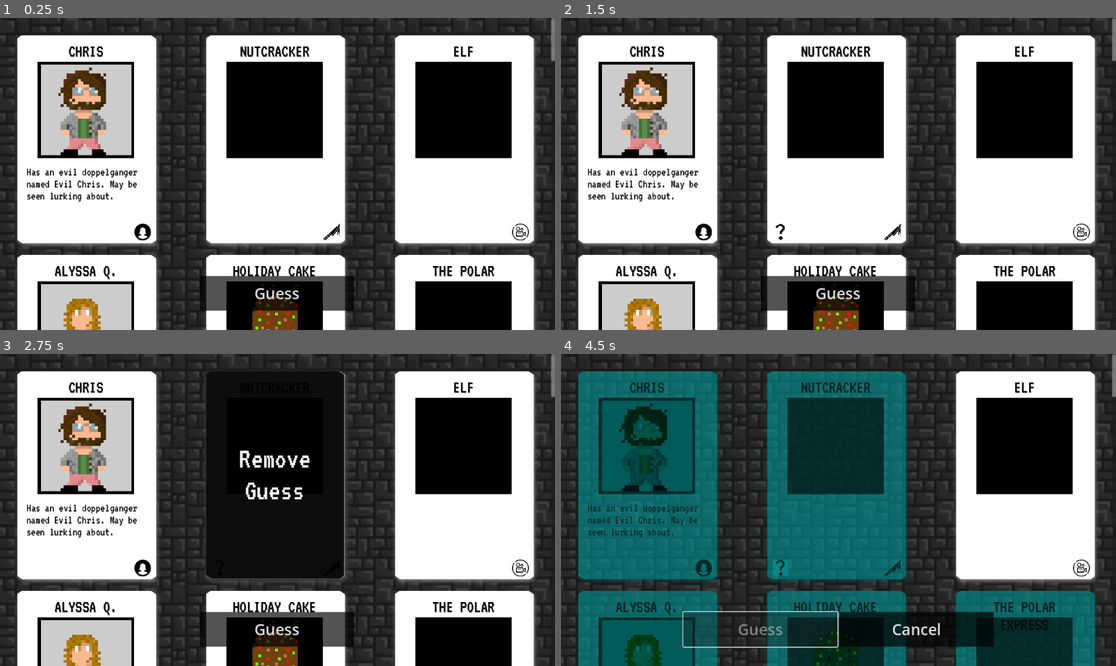
Above: before the commit, frames 1-4 (two rows, left to right).
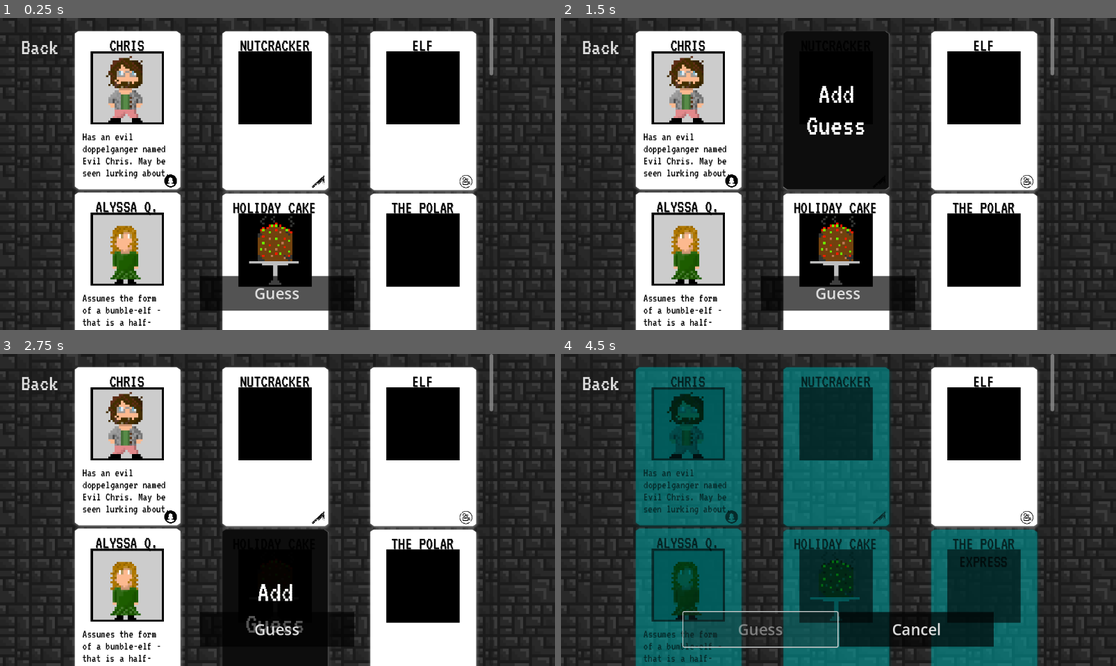
Above: after the commit, the same moments.

Repository: ChristianNoelSchmid/battle_net_client
Game: Godot game, scene res://main.tscn
The game is run twice, just before and just after one commit, with the same random seed, the same clock (stepped at 60 frames per second) and the same inputs. This scene is started directly instead of the project's main scene.
Inputs (mouse positions are in pixels of both pictures, inside the frame that each line leads up to):
- Up to frame 1 (0.25 s): no input
- Up to frame 2 (1.5 s): click (832, 233) at 0.5 s; click "BATTLE" at 1.25 s
- Up to frame 3 (2.75 s): click "RIDDLE" at 2 s
- Up to frame 4 (4.5 s): click (1088, 378) at 2.75 s; click "Guess" at 3.5 s; click (1021, 407) at 4.25 s, where only the run after the commit has a clickable "Cards"

The runs differ from the first frame. In frame 1, 62% of the frame differs, in the area x 3-100%, y 0-100%; in frame 2, 63%; in frame 3, 60%; in frame 4, 54%.
Error before the commit: Cannot call method 'hide' on a null value. (res://scenes/main_menu/main_menu.gd:12)
Error after the commit: Cannot call method 'hide' on a null value. (res://scenes/main_menu/main_menu.gd:10)

Commit message:
Updated stuff - been a while since I've looked at it

Diff:
--- a/auth.gd
+++ b/globals/auth.gd
@@ -42,6 +42,11 @@
 		HTTPClient.METHOD_POST,
 		JSON.stringify(body)
 	)
+
+func logout():
+	access_token = ""
+	_refresh_token = ""
+	DirAccess.remove_absolute(ProjectSettings.globalize_path(REFRESH_TOKEN_FILE_PATH))
 
 func _try_refresh():
 	# If the refresh token cache doesn't exist, return
--- /dev/null
+++ b/globals/game_state.gd
@@ -0,0 +1,26 @@
+extends Node
+
+var _game_state_http_request: HTTPRequest
+var state = null
+var _loading = false
+
+func is_loading(): return _loading
+
+func initialize():
+    _game_state_http_request = HTTPRequest.new()
+    _game_state_http_request.request_completed.connect(_on_game_state_response)
+    add_child(_game_state_http_request)
+
+    _get_game_state()
+    _loading = true
+
+func _get_game_state():
+    _game_state_http_request.request(
+        "%s/game/state" % Config.URL_ROOT,
+        ["Authorization: Bearer %s" % Auth.access_token, "Content-Type: application/json"]
+	)
+
+func _on_game_state_response(_result, _response_code, _headers, body):
+    state = JSON.parse_string(body.get_string_from_utf8())
+    print("GameState: %s" % state)
+    _loading = false
--- /dev/null
+++ b/globals/quest_state.gd
@@ -0,0 +1,98 @@
+extends Node
+
+var _create_riddle_request: HTTPRequest
+var _create_monster_request: HTTPRequest
+var _get_current_quest_request: HTTPRequest
+
+var _state
+
+# Invoked when a new quest is created
+signal on_quest_created(quest_type: int)
+signal on_quest_loaded()
+
+const MONSTER_QUEST = 0
+const RIDDLE_QUEST = 1
+
+var _loading = false
+
+func is_loading(): return _loading
+
+func initialize():
+	_create_monster_request = HTTPRequest.new()
+	_create_monster_request.request_completed.connect(_on_create_quest_response)
+	add_child(_create_monster_request)
+
+	_create_riddle_request = HTTPRequest.new()
+	_create_riddle_request.request_completed.connect(_on_create_quest_response)
+	add_child(_create_riddle_request)
+
+	_get_current_quest_request = HTTPRequest.new()
+	_get_current_quest_request.request_completed.connect(_on_get_current_quest_response)
+	add_child(_get_current_quest_request)
+
+	_get_current_quest()
+
+## Returns the type of quest the user is on,
+## or -1 if the user is not on a quest
+func get_quest_type():
+	if _state == null:
+		return -1
+	else:
+		return _state.quest_type
+
+## Clears the current quest
+func clear_current():
+	_state = null
+
+func _get_current_quest():
+	_get_current_quest_request.request(
+		"%s/quest/current" % Config.URL_ROOT,
+		["Authorization: Bearer %s" % Auth.access_token],
+		HTTPClient.METHOD_GET
+	)
+	_loading = true
+
+func create_monster():
+	if _state != null:
+		printerr("Attempted to start quest when one already exists")
+		return
+	_create_monster_request.request(
+		"%s/quest/create/%d" % [Config.URL_ROOT, MONSTER_QUEST],
+		["Authorization: Bearer %s" % Auth.access_token],
+		HTTPClient.METHOD_POST
+	)
+	_loading = true
+
+func create_riddle():
+	if _state != null:
+		printerr("Attempted to start quest when one already exists")
+		return
+	_create_monster_request.request(
+		"%s/quest/create/%d" % [Config.URL_ROOT, RIDDLE_QUEST],
+		["Authorization: Bearer %s" % Auth.access_token],
+		HTTPClient.METHOD_POST
+	)
+	_loading = true
+
+func _on_create_quest_response(_result, _response_code, _headers, body):
+	if _response_code != 200:
+		printerr("Failed to create quest: %s" % body.get_string_from_utf8())
+		return
+
+	var json = body.get_string_from_utf8()
+	_state = JSON.parse_string(json)
+	on_quest_created.emit(_state.quest_type)
+	print("QuestState: %s" % _state)
+	_loading = false
+
+func _on_get_current_quest_response(_result, response_code, _headers, body):
+	_loading = false
+	if response_code == 404:
+		return
+	if response_code != 200:
+		printerr("Failed to get current quest: Code: %d, Body: %s" % [ response_code, body.get_string_from_utf8() ])
+		return
+
+	var json = body.get_string_from_utf8()
+	_state = JSON.parse_string(json)
+	print("QuestState: %s" % json)
--- a/project.godot
+++ b/project.godot
@@ -19,9 +19,10 @@
 
 [autoload]
 
-Config="*res://config.gd"
-State="*res://state.gd"
-Auth="*res://auth.gd"
+Config="*res://globals/config.gd"
+Auth="*res://globals/auth.gd"
+QuestState="*res://globals/quest_state.gd"
+GameState="*res://globals/game_state.gd"
 
 [dotnet]
 
--- a/scenes/battle_scene/battle_scene.gd
+++ b/scenes/battle_scene/battle_scene.gd
@@ -1,4 +1,4 @@
-extends Node2D
+extends Node
 
 var ws: WebSocketPeer
 var attack_heading: Label
@@ -27,12 +27,12 @@
 			elif "Victory" in json:
 				print("Victory!")
 				ws.close()
-				State.quest_state = null
+				QuestState.clear_current()
 				get_tree().change_scene_to_file("res://scenes/main_menu/main_menu.tscn")
 			elif "Defeat" in json:
 				print("Defeat!")
 				ws.close()
-				State.quest_state = null
+				QuestState.clear_current()
 				get_tree().change_scene_to_file("res://scenes/main_menu/main_menu.tscn")
 
 	var state = ws.get_ready_state()
--- a/scenes/battle_scene/battle_scene.tscn
+++ b/scenes/battle_scene/battle_scene.tscn
@@ -18,7 +18,7 @@
 shadow_color = Color(0, 0, 0, 0.615686)
 shadow_offset = Vector2(3, 3)
 
-[node name="BattleScene" type="Node2D"]
+[node name="BattleScene" type="Node"]
 script = ExtResource("1_20jma")
 
 [node name="Background" type="TextureRect" parent="."]
@@ -48,28 +48,40 @@
 
 [node name="UI" type="Control" parent="."]
 layout_mode = 3
-anchors_preset = 0
-offset_right = 1155.0
-offset_bottom = 651.0
+anchors_preset = 15
+anchor_right = 1.0
+anchor_bottom = 1.0
+offset_right = -3.0
+offset_bottom = -3.0
+grow_horizontal = 2
+grow_vertical = 2
 theme = SubResource("Theme_irt5s")
+
+[node name="Panel" type="Panel" parent="UI"]
+layout_mode = 1
+anchors_preset = -1
+anchor_left = 0.05
+anchor_top = 0.05
+anchor_right = 0.95
+anchor_bottom = 0.15
+
+[node name="AttackHeading" type="Label" parent="UI/Panel"]
+layout_mode = 1
+anchors_preset = 15
+anchor_right = 1.0
+anchor_bottom = 1.0
+grow_horizontal = 2
+grow_vertical = 2
+text = "Wilfred the Esteemed Wizard is ready to attack!"
+label_settings = SubResource("LabelSettings_hbay1")
+horizontal_alignment = 1
+vertical_alignment = 1
 
 [node name="Control" type="Control" parent="UI"]
 layout_mode = 1
 anchor_top = 0.8
 anchor_right = 1.0
 anchor_bottom = 1.0
-
-[node name="AttackHeading" type="Label" parent="UI/Control"]
-layout_mode = 1
-anchors_preset = -1
-anchor_right = 1.0
-anchor_bottom = 0.1
-offset_top = -520.8
-offset_bottom = -500.82
-text = "Wilfred the Esteemed Wizard is ready to attack!"
-label_settings = SubResource("LabelSettings_hbay1")
-horizontal_alignment = 1
-vertical_alignment = 1
 
 [node name="Attack" type="Control" parent="UI/Control"]
 layout_mode = 1
@@ -105,7 +117,8 @@
 anchor_left = 0.75
 anchor_right = 1.0
 anchor_bottom = 1.0
-text = "Thunder Ring"
+text = "THE KING
+IS HERE"
 
 [node name="Defend" type="Button" parent="UI/Control"]
 layout_mode = 1
--- a/scenes/card/card.gd
+++ b/scenes/card/card.gd
@@ -4,7 +4,7 @@
 @export var confirmed_texture: Texture2D
 
 var _title_label: Label
-var _desc_label: Label
+var _desc_label: RichTextLabel
 var _image: TextureRect
 var _type_icon: TextureRect
 var _status_icon: TextureRect
--- a/scenes/card/card.tscn
+++ b/scenes/card/card.tscn
@@ -18,10 +18,9 @@
 shadow_size = 0
 shadow_color = Color(0.407843, 0.407843, 0.407843, 0.443137)
 
-[sub_resource type="LabelSettings" id="LabelSettings_l6h63"]
-line_spacing = 0.0
-font = ExtResource("5_e4tco")
-font_size = 24
+[sub_resource type="Theme" id="Theme_22yam"]
+default_font = ExtResource("5_e4tco")
+default_font_size = 24
 
 [sub_resource type="LabelSettings" id="LabelSettings_08na1"]
 font = ExtResource("5_e4tco")
@@ -84,19 +83,20 @@
 autowrap_mode = 2
 uppercase = true
 
-[node name="Description" type="Label" parent="."]
+[node name="Description" type="RichTextLabel" parent="."]
 modulate = Color(0, 0, 0, 1)
 layout_mode = 2
 anchor_left = 0.154
 anchor_top = 0.609
-anchor_right = 0.826
-anchor_bottom = 0.883
-offset_top = -0.300018
-offset_right = -3.05176e-05
-offset_bottom = -0.100037
+anchor_right = 0.827
+anchor_bottom = 0.837
+offset_left = 0.462006
+offset_top = -0.0820313
+offset_right = -0.0189819
+offset_bottom = -0.226013
+theme = SubResource("Theme_22yam")
 text = "Has a doppelganger named \"EVIL CHRIS\". May be seen lurking about."
-label_settings = SubResource("LabelSettings_l6h63")
-autowrap_mode = 3
+fit_content = true
 
 [node name="TypeIcon" type="TextureRect" parent="."]
 layout_mode = 2
--- a/scenes/card_menu/card_menu.gd
+++ b/scenes/card_menu/card_menu.gd
@@ -23,7 +23,6 @@
 var _guessed_col_rows = [-1, -1, -1]
 
 const COLUMN_CATS = ["players", "murder_weapons", "movies"]
-const ACCESS_TOKEN = "eyJhbGciOiJIUzI1NiJ9.eyJleHBpcmVzIjoiMjAyNC0wOC0yMVQwMjoxMDo1NS44MDc1MDY1MDArMDA6MDAiLCJ1c2VyX2lkIjoiMSJ9.VjiIjU2DBp9tGR-w40fsEejz16oiU7Zg9xX-KYIJ31E"
 var _resources: Dictionary
 
 func _ready():
@@ -46,6 +45,7 @@
 	_guess_http_request.request_completed.connect(_on_guess_response)
 	add_child(_guess_http_request)
 
+	loading_toggled.emit()
 	import_cards()
 
 func _process(_delta):
@@ -81,7 +81,7 @@
 func import_state():
 	loading_toggled.emit()
 	_state_http_request.request("%s/game/state" % Config.URL_ROOT,
-		["Authorization: Bearer %s" % ACCESS_TOKEN],
+		["Authorization: Bearer %s" % Auth.access_token],
 		HTTPClient.METHOD_GET
 	)
 func _on_state_response(_result, _response_code, _headers, body):
@@ -107,7 +107,7 @@
 		# Send an update HTTP request
 		print("Updating card %d, %d" % [col, row])
 		_confirm_http_request.request("%s/game/update-card" % Config.URL_ROOT,
-			["Authorization: Bearer %s" % ACCESS_TOKEN, "Content-Type: application/json"],
+			["Authorization: Bearer %s" % Auth.access_token, "Content-Type: application/json"],
 			HTTPClient.METHOD_POST,
 			JSON.stringify({ "cat_idx": col, "card_idx": row, "confirmed": _cards[col][row].get_status() == Config.CARD_CONSIDERED })
 		)
@@ -148,7 +148,7 @@
 				card.toggle_guessing_scheme()
 	else:
 		_guess_http_request.request("%s/game/guess" % Config.URL_ROOT,
-			["Authorization: Bearer %s" % ACCESS_TOKEN, "Content-Type: application/json"],
+			["Authorization: Bearer %s" % Auth.access_token, "Content-Type: application/json"],
 			HTTPClient.METHOD_POST,
 			JSON.stringify(_guessed_col_rows)
 		)
@@ -174,3 +174,6 @@
 	for col in _cards:
 		for card in col:
 			card.toggle_guessing_scheme()
+
+func on_button_back_pressed():
+	get_tree().change_scene_to_file("res://scenes/main_menu/main_menu.tscn")
--- a/scenes/card_menu/card_menu.tscn
+++ b/scenes/card_menu/card_menu.tscn
@@ -6,6 +6,11 @@
 [ext_resource type="Texture2D" uid="uid://bmi72s1cpow7m" path="res://assets/person.png" id="3_w4813"]
 [ext_resource type="Texture2D" uid="uid://bybk4nheslgtp" path="res://assets/murder_weapon.png" id="4_005c2"]
 [ext_resource type="Texture2D" uid="uid://bdxjiga37685h" path="res://assets/movie.png" id="5_t2bf8"]
+[ext_resource type="FontFile" uid="uid://d1gobefxlnffi" path="res://assets/VT323-Regular.ttf" id="7_5tynq"]
+
+[sub_resource type="Theme" id="Theme_tw24p"]
+default_font = ExtResource("7_5tynq")
+default_font_size = 48
 
 [sub_resource type="StyleBoxFlat" id="StyleBoxFlat_pc2yb"]
 bg_color = Color(0, 0, 0, 0.67451)
@@ -29,10 +34,26 @@
 texture = ExtResource("1_8lcqh")
 stretch_mode = 1
 
+[node name="ButtonBack" type="Button" parent="."]
+anchors_preset = -1
+anchor_left = 0.035
+anchor_top = 0.049
+anchor_right = 0.108
+anchor_bottom = 0.137
+offset_left = -0.32
+offset_top = 0.247999
+offset_right = -39.416
+offset_bottom = -25.776
+theme = SubResource("Theme_tw24p")
+text = "Back"
+
 [node name="ScrollContainer" type="ScrollContainer" parent="."]
-anchors_preset = 15
-anchor_right = 1.0
+anchors_preset = -1
+anchor_left = 0.111
+anchor_right = 0.889
 anchor_bottom = 1.0
+offset_left = 0.127991
+offset_right = -0.128052
 grow_horizontal = 2
 grow_vertical = 2
 size_flags_horizontal = 3
@@ -114,5 +135,6 @@
 theme_override_styles/normal = SubResource("StyleBoxFlat_pc2yb")
 text = "Cancel"
 
+[connection signal="pressed" from="ButtonBack" to="." method="on_button_back_pressed"]
 [connection signal="pressed" from="GuessPanel/Buttons/GuessButton" to="." method="_on_guess_pressed"]
 [connection signal="pressed" from="GuessPanel/Buttons/CancelButton" to="." method="_on_cancel_pressed"]
--- a/scenes/login_scene/login_scene.tscn
+++ b/scenes/login_scene/login_scene.tscn
@@ -69,3 +69,4 @@
 
 [connection signal="text_changed" from="UI/VBox/HBoxUsername/LineEditUsername" to="." method="on_input"]
 [connection signal="text_changed" from="UI/VBox/HBoxPassword/LineEditPassword" to="." method="on_input"]
+[connection signal="pressed" from="UI/VBox/ButtonLogin" to="." method="try_login"]
--- a/scenes/main_menu/main_menu.gd
+++ b/scenes/main_menu/main_menu.gd
@@ -1,11 +1,9 @@
 extends Node
-
-var _game_state_http_request: HTTPRequest
-var _quest_state_http_request: HTTPRequest
-var _start_quest_request: HTTPRequest
 
 var _quest_type_panel: QuestTypePanel
 var _loading_panel: Control
+@onready var _menu_button: TextureButton = $MenuHamburger
+@onready var _menu: Control = $MenuHamburger/Menu
 
 func _ready():
 	_quest_type_panel = get_node("/root/Main/Background/QuestTypePanel")
@@ -14,68 +12,41 @@
 	_loading_panel = get_node("/root/Main/LoadingPanel")
 	_loading_panel.show()
 
-	_game_state_http_request = HTTPRequest.new()
-	_game_state_http_request.request_completed.connect(_on_game_state_response)
-	add_child(_game_state_http_request)
+	QuestState.initialize()
+	GameState.initialize()
 
-	_quest_state_http_request = HTTPRequest.new()
-	_quest_state_http_request.request_completed.connect(_on_quest_state_response)
-	add_child(_quest_state_http_request)
+	QuestState.on_quest_created.connect(func(_i): on_quest_btn_pressed())
 
-	_start_quest_request = HTTPRequest.new()
-	_start_quest_request.request_completed.connect(_on_start_quest_response)
-	add_child(_start_quest_request)
-
-	_game_state_http_request.request("%s/game/state" % Config.URL_ROOT,
-		["Authorization: Bearer %s" % Auth.access_token, "Content-Type: application/json"]
-	)
-	_quest_state_http_request.request("%s/quest/current" % Config.URL_ROOT,
-		["Authorization: Bearer %s" % Auth.access_token, "Content-Type: application/json"]
-	)
+func _process(_delta):
+	_loading_panel.visible = QuestState.is_loading() || GameState.is_loading()
+	_menu.visible = _menu_button.button_pressed
+	if Input.is_mouse_button_pressed(MOUSE_BUTTON_LEFT):
+		_menu_button.button_pressed = false
 
 # Signal Handlers
 func on_quest_btn_pressed():
-	_quest_type_panel.set_available_quests(
-	State.game_state.pl_exhausted == false,
-		State.game_state.pl_completed_riddle == false
-	)
+	# If the user doens't have a quest they're currently on,
+	# open the available quest-type panel
+	if QuestState.get_quest_type() == -1:
+		_quest_type_panel.set_available_quests(
+			GameState.state.pl_exhausted == false,
+			GameState.state.pl_completed_riddle == false
+		)
+		_quest_type_panel.show()
 
-	if State.quest_state == null:
-		_quest_type_panel.show()
+	# Otherwise, to battle!
 	else:
-		_loading_panel.visible = true
 		get_tree().change_scene_to_file("res://scenes/battle_scene/battle_scene.tscn")
 
 func on_battle_btn_pressed():
-	if State.quest_state == null:
-		_start_quest_request.request(
-			"%s/quest/create/%d" % [Config.URL_ROOT, Config.BATTLE_QUEST_IDX],
-			["Authorization: Bearer %s" % Auth.access_token, "Content-Type: application/json"],
-			HTTPClient.METHOD_POST,
-		)
-		_loading_panel.visible = true
+	QuestState.create_monster()
 
 func on_riddle_btn_pressed():
-	if State.quest_state == null:
-		_start_quest_request.request(
-			"%s/quest/create/%d" % [Config.URL_ROOT, Config.RIDDLE_QUEST_IDX],
-			["Authorization: Bearer %s" % Auth.access_token, "Content-Type: application/json"],
-			HTTPClient.METHOD_POST,
-		)
-		_loading_panel.visible = true
+	QuestState.create_riddle()
 
-# HTTP Response Handlers
-func _on_game_state_response(_result, _response_code, _headers, _body):
-	State.game_state = JSON.parse_string(_body.get_string_from_utf8())
-	print("Game State: %s" % State.game_state)
+func on_card_btn_pressed():
+	get_tree().change_scene_to_file("res://scenes/card_menu/card_menu.tscn")
 
-func _on_quest_state_response(_result, _response_code, _headers, _body):
-	if _response_code != 404:
-		State.quest_state = JSON.parse_string(_body.get_string_from_utf8())
-	print("Quest State: %s" % State.quest_state)
-	_loading_panel.visible = false
-
-func _on_start_quest_response(_result, _response_code, _headers, _body):
-	State.quest_state = JSON.parse_string(_body.get_string_from_utf8())
-	print("Quest Started! %s" % State.quest_state)
-	get_tree().change_scene_to_file("res://scenes/battle_scene/battle_scene.tscn")
+func on_logout_btn_pressed():
+	Auth.logout()
+	get_tree().change_scene_to_file("res://scenes/login_scene/login_scene.tscn")
--- a/scenes/main_menu/main_menu.tscn
+++ b/scenes/main_menu/main_menu.tscn
@@ -6,6 +6,7 @@
 [ext_resource type="Script" path="res://scenes/main_menu/quest_type_panel.gd" id="4_2im3n"]
 [ext_resource type="Texture2D" uid="uid://g7n1g0qir52l" path="res://assets/menu_untoggled.png" id="4_8awur"]
 [ext_resource type="Texture2D" uid="uid://c25yo1vjw20jp" path="res://assets/menu_toggled.png" id="5_msxd8"]
+[ext_resource type="FontFile" uid="uid://d1gobefxlnffi" path="res://assets/VT323-Regular.ttf" id="5_tbwi2"]
 [ext_resource type="Script" path="res://scenes/main_menu/nav_menu.gd" id="6_feywt"]
 [ext_resource type="PackedScene" uid="uid://bw27ywob164qw" path="res://scenes/loading_panel/loading_panel.tscn" id="7_cq8we"]
 
@@ -14,6 +15,10 @@
 
 [sub_resource type="Theme" id="Theme_coovd"]
 default_font_size = 26
+
+[sub_resource type="Theme" id="Theme_mm33y"]
+default_font = ExtResource("5_tbwi2")
+default_font_size = 48
 
 [node name="Main" type="Node"]
 script = ExtResource("1_aslvy")
@@ -146,11 +151,48 @@
 offset_top = -0.160002
 offset_right = 0.255981
 offset_bottom = 0.295998
+theme = SubResource("Theme_mm33y")
+toggle_mode = true
+keep_pressed_outside = true
 texture_normal = ExtResource("4_8awur")
 texture_pressed = ExtResource("5_msxd8")
 stretch_mode = 0
 script = ExtResource("6_feywt")
 
+[node name="Menu" type="Panel" parent="MenuHamburger"]
+layout_mode = 1
+anchors_preset = -1
+anchor_left = -5.412
+anchor_top = 1.02
+anchor_right = 1.0
+anchor_bottom = 4.412
+offset_left = 0.0126648
+offset_top = -0.0200043
+offset_right = -4.00012
+offset_bottom = -0.0120087
+
+[node name="VBoxContainer" type="VBoxContainer" parent="MenuHamburger/Menu"]
+layout_mode = 1
+anchors_preset = -1
+anchor_right = 1.0
+anchor_bottom = 1.0
+
+[node name="ButtonCards" type="Button" parent="MenuHamburger/Menu/VBoxContainer"]
+layout_mode = 2
+action_mode = 0
+text = "Cards"
+alignment = 0
+
+[node name="LabelDivider" type="Label" parent="MenuHamburger/Menu/VBoxContainer"]
+layout_mode = 2
+text = "--"
+
+[node name="ButtonLogout" type="Button" parent="MenuHamburger/Menu/VBoxContainer"]
+layout_mode = 2
+action_mode = 0
+text = "Logout"
+alignment = 0
+
 [node name="LoadingPanel" parent="." instance=ExtResource("7_cq8we")]
 visible = false
 
@@ -158,3 +200,5 @@
 [connection signal="pressed" from="Background/QuestTypePanel/MainPanel/Close" to="Background/QuestTypePanel" method="hide"]
 [connection signal="pressed" from="Background/QuestTypePanel/MainPanel/VBoxButtons/ButtonBattle" to="." method="on_battle_btn_pressed"]
 [connection signal="pressed" from="Background/QuestTypePanel/MainPanel/VBoxButtons/ButtonRiddle" to="." method="on_riddle_btn_pressed"]
+[connection signal="pressed" from="MenuHamburger/Menu/VBoxContainer/ButtonCards" to="." method="on_card_btn_pressed"]
+[connection signal="pressed" from="MenuHamburger/Menu/VBoxContainer/ButtonLogout" to="." method="on_logout_btn_pressed"]
--- a/state.gd
+++ /dev/null
@@ -1,4 +0,0 @@
-extends Node
-
-var game_state = null
-var quest_state = null
Renamed: config.gd -> globals/config.gd
Not shown: 1 places in scenes/card_menu/card_menu.tscn that only renumber resources
Not shown: 1 places in scenes/main_menu/main_menu.tscn that only renumber resources
